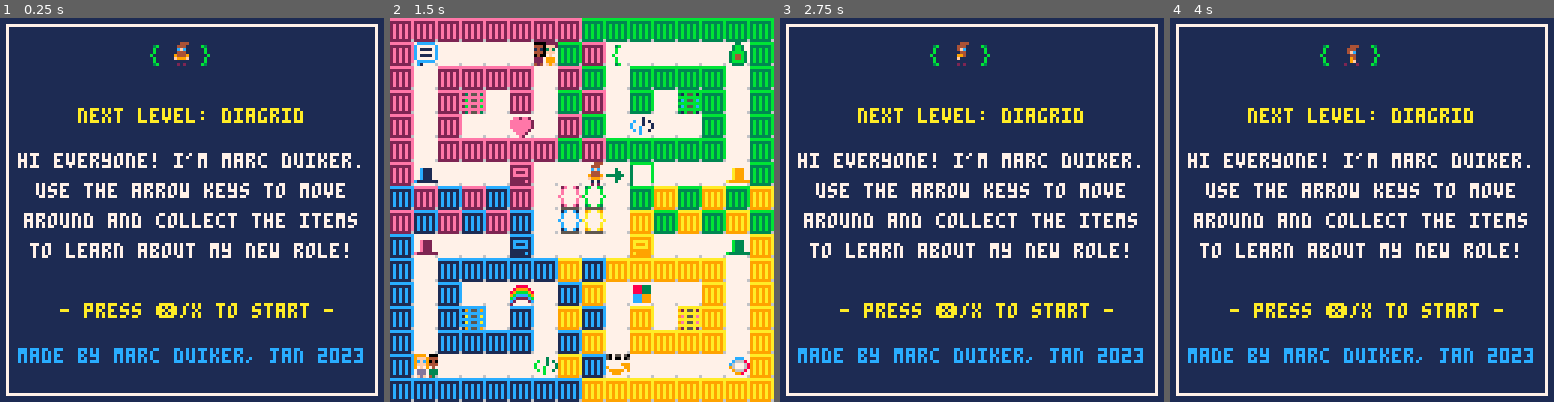
Above: before the commit, frames 1-4 (left to right).
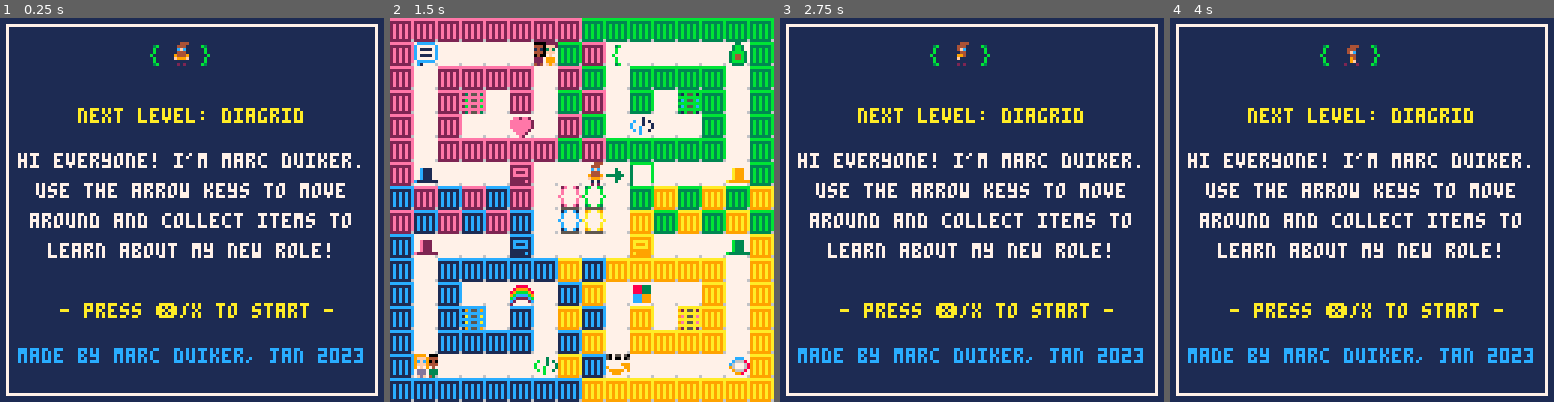
Above: after the commit, the same moments.

Repository: marcduiker/pico-8-games
Game: PICO-8 cartridge carts/diagrid/joiningdiagrid.p8
The game is run twice, just before and just after one commit, with the same random seed, the same clock (stepped at 60 frames per second) and the same inputs.
Inputs:
- Up to frame 1 (0.25 s): no input
- Up to frame 2 (1.5 s): tap X (X key) at 0.33, 1.07 s; tap O (Z key) at 0.7 s
- Up to frame 3 (2.75 s): hold Right 1.6-2.1 s; tap O (Z key) at 1.7, 2.1, 2.5 s; tap X (X key) at 1.85 s; hold Up 2.15-2.42 s; hold Right from 2.47 s (still down)
- Up to frame 4 (4 s): tap O (Z key) at 2.9, 3.3, 3.7 s; tap X (X key) at 2.97 s; release Right at 3.03 s; hold Left 3.08-3.58 s; hold Down 3.63-3.97 s

The runs differ from the first frame. In frame 1, 2.8% of the frame differs, in the area x 6-93%, y 50-63%; in frame 2, nothing differs; in frame 3, 2.8%; in frame 4, 2.8%.

Commit message:
Update text and screen shots

Diff:
--- a/carts/diagrid/joiningdiagrid.p8
+++ b/carts/diagrid/joiningdiagrid.p8
@@ -45,8 +45,8 @@
 	local title="next level: diagrid"
 	local line1="hi everyone! i'm marc duiker."
 	local line2="use the arrow keys to move"
-	local line3="around and collect the items"
-	local line4="to learn about my new role!"
+	local line3="around and collect items to"
+	local line4="learn about my new role!"
 	local action="- press ❎/x to start -"
 	local credits="made by marc duiker, jan 2023"
 	rectfill(0,0,127,127,1)
Not shown, added: carts/diagrid/export/index.html
Not shown, added: carts/diagrid/export/joining_diagrid.js
Not shown, removed: carts/diagrid/export/joiningdiagrid_0.gif
Not shown, changed: carts/diagrid/export/joiningdiagrid_0.png
Not shown, added: carts/diagrid/export/joiningdiagrid_1.gif
Not shown, added: carts/diagrid/export/joiningdiagrid_2.png
